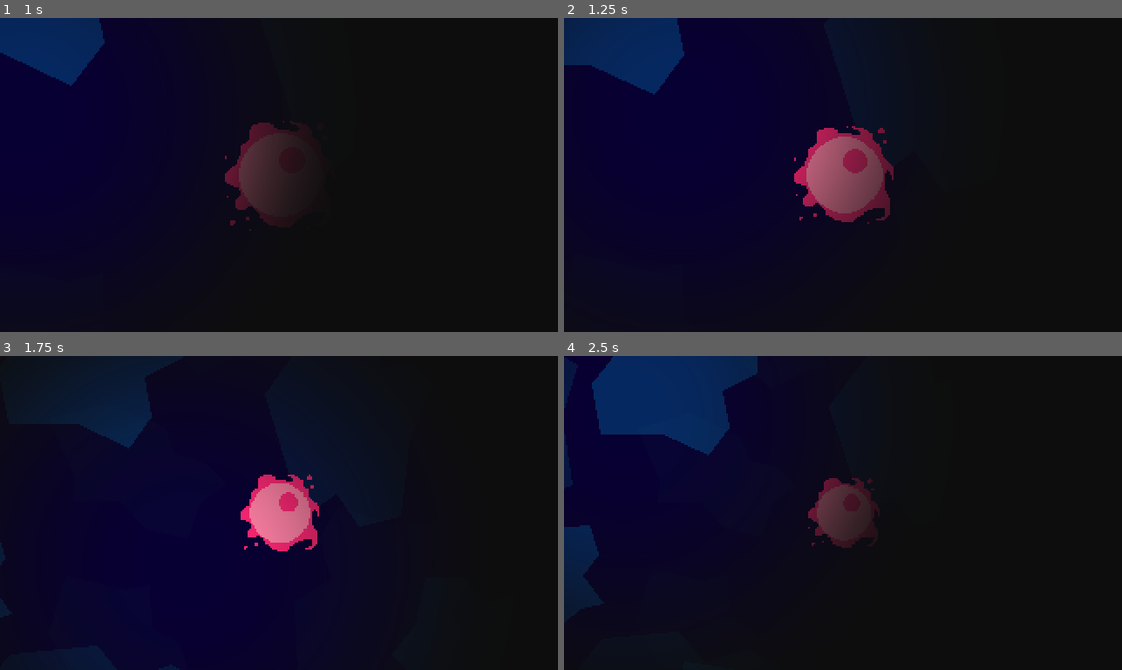
Above: before the commit, frames 1-4 (two rows, left to right).
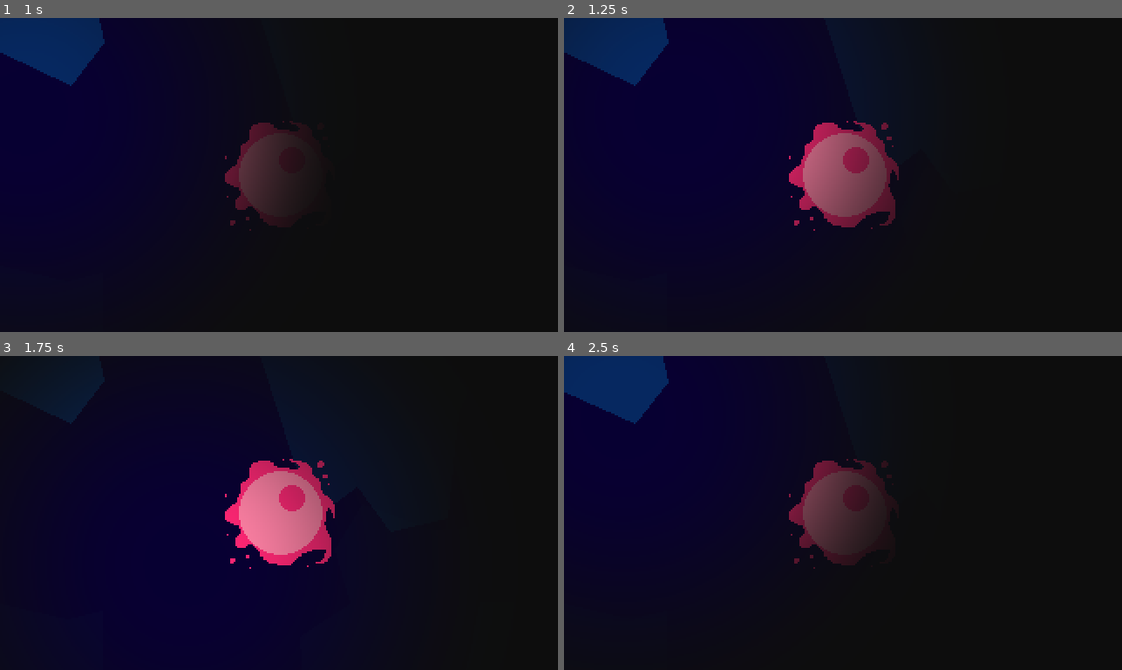
Above: after the commit, the same moments.

Repository: weresharks/krak-jam-2022
Game: Godot game, scene res://Main.tscn
Same seed, same stepped clock (60 frames per second), same inputs: the game is played once before the commit and once after it.
Inputs:
- Up to frame 1 (1 s): hold D (nimble_right) from 0.53 s (still down)
- Up to frame 2 (1.25 s): keep holding D (nimble_right)
- Up to frame 3 (1.75 s): release D (nimble_right) at 1.28 s; hold S (nimble_down) from 1.28 s (still down)
- Up to frame 4 (2.5 s): release S (nimble_down) at 2.03 s; hold D (nimble_right) from 2.03 s (still down)

Frame 1 is identical in both runs. In frame 2, 2.6% of the frame differs, in the area x 0-60%, y 0-68%; in frame 3, 4.6%; in frame 4, 8.7%, in the area x 0-59%, y 0-77%.

Commit message:
Disable screen zooming

Diff:
--- a/game/Main.gd
+++ b/game/Main.gd
@@ -171,19 +171,6 @@
 			update_mob(m)
 
 	var distance_vector: Vector2 = ($Nimble.position - $Tank.position).abs()
-
-	var zoom_distance = Vector2.ONE
-
-	if distance_vector.x >= min_zoom_distance_x:
-		zoom_distance.x = min(distance_vector.x, max_zoom_distance_x) / min_zoom_distance_x
-
-	if distance_vector.y >= min_zoom_distance_y:
-		zoom_distance.y = min(distance_vector.y, max_zoom_distance_y) / min_zoom_distance_y
-
-	var zoom: float = max(zoom_distance.x, zoom_distance.y)
-
-	$Tank/Camera.zoom = Vector2.ONE * zoom
-
 	update_debug(distance_vector)
 
 	if Input.is_action_just_released("debug_toggle"):
